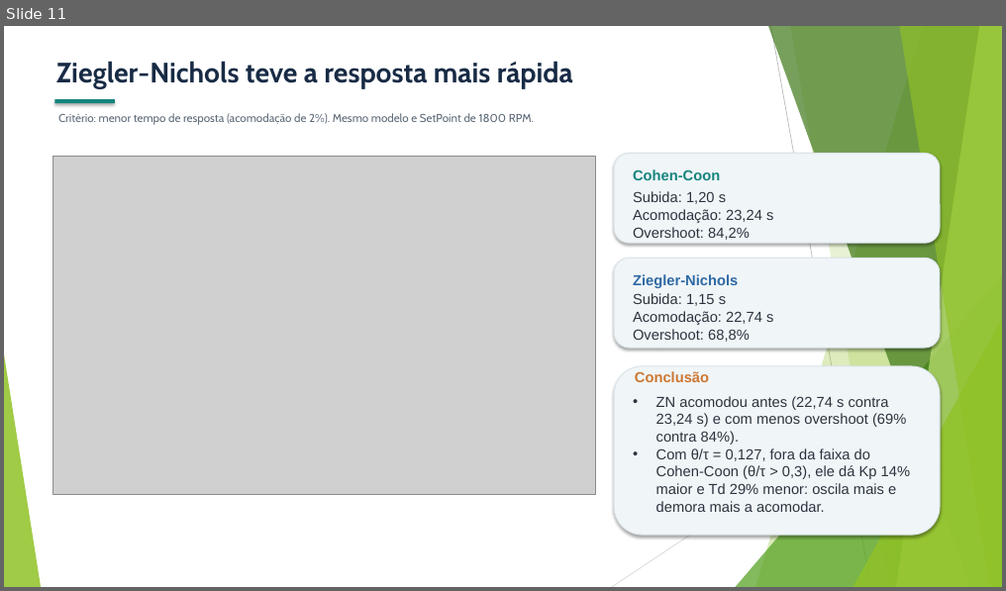
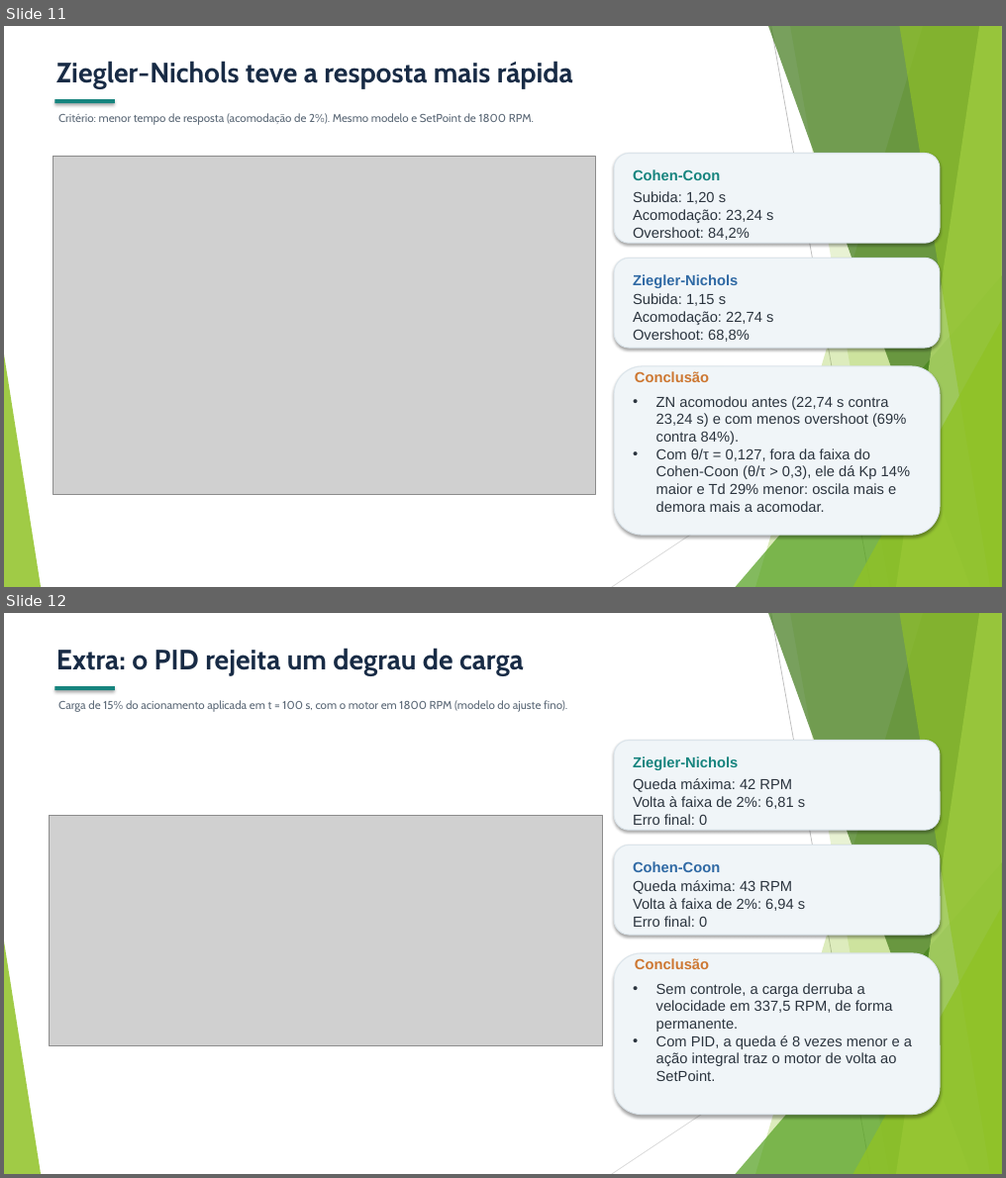
Before and after one commit to MariaRitaRR/projeto-de-embarcados-c13, a slide deck: Slides_Projeto_C13_1.pptx. Shown one above the other, each under a label of ours: slide 11 before the commit, slides 11 and 12 after it. The pictures are 1006x591 and 1006x1178 pixels, drawn with LibreOffice and Linux fonts; fonts in the diff are those of the drawing; grey boxes stand for pictures. Boxes give left, top, right and bottom in pixels: in the first picture for what was removed or moved away, otherwise in the second. Text is boxed around its words. In the diff, an @@ line names an element or a change of style, - is before the commit and + after.

```diff
--- a/Slides_Projeto_C13_1.pptx
+++ b/Slides_Projeto_C13_1.pptx
@@ slide 12 added at bbox=[4, 613, 1002, 1174], background #FFFFFF; not listed: 10 template elements that a slide beside it also shows @@
@@ text added at bbox=[56, 648, 524, 675], 27 pt, text #182B45, bold @@
+Extra: o PID rejeita um degrau de carga
@@ rectangle added at bbox=[54, 686, 115, 691], fill #16847E @@
@@ text added at bbox=[58, 700, 567, 712], 11 pt, text #5D6A78 @@
+Carga de 15% do acionamento aplicada em t = 100 s, com o motor em 1800 RPM (modelo do ajuste fino).
@@ rounded rectangle added at bbox=[614, 741, 940, 830], fill #F0F5F8, outline #DCE5EB 1 pt @@
@@ text added at bbox=[633, 757, 738, 770], 14 pt, text #16847E, bold @@
+Ziegler-Nichols
@@ text added at bbox=[633, 778, 805, 825], 14 pt, text #2B343E @@
+Queda máxima: 42 RPM
+Volta à faixa de 2%: 6,81 s
+Erro final: 0
@@ picture added at bbox=[49, 816, 603, 1047] @@
@@ rounded rectangle added at bbox=[614, 845, 940, 935], fill #F0F5F8, outline #DCE5EB 1 pt @@
@@ text added at bbox=[633, 861, 720, 872], 14 pt, text #2F69A4, bold @@
+Cohen-Coon
@@ text added at bbox=[633, 880, 805, 927], 14 pt, text #2B343E @@
+Queda máxima: 43 RPM
+Volta à faixa de 2%: 6,94 s
+Erro final: 0
@@ rounded rectangle added at bbox=[614, 954, 940, 1115], fill #F0F5F8, outline #DCE5EB 1 pt @@
@@ text added at bbox=[635, 959, 709, 969], 14 pt, text #CD7731, bold @@
+Conclusão
@@ text added at bbox=[656, 983, 912, 1081], 14 pt, text #2B343E @@
+• Sem controle, a carga derruba a velocidade em 337,5 RPM, de forma permanente.
+• Com PID, a queda é 8 vezes menor e a ação integral traz o motor de volta ao SetPoint.
```
Also in this commit, not shown: 3 slides changed.
